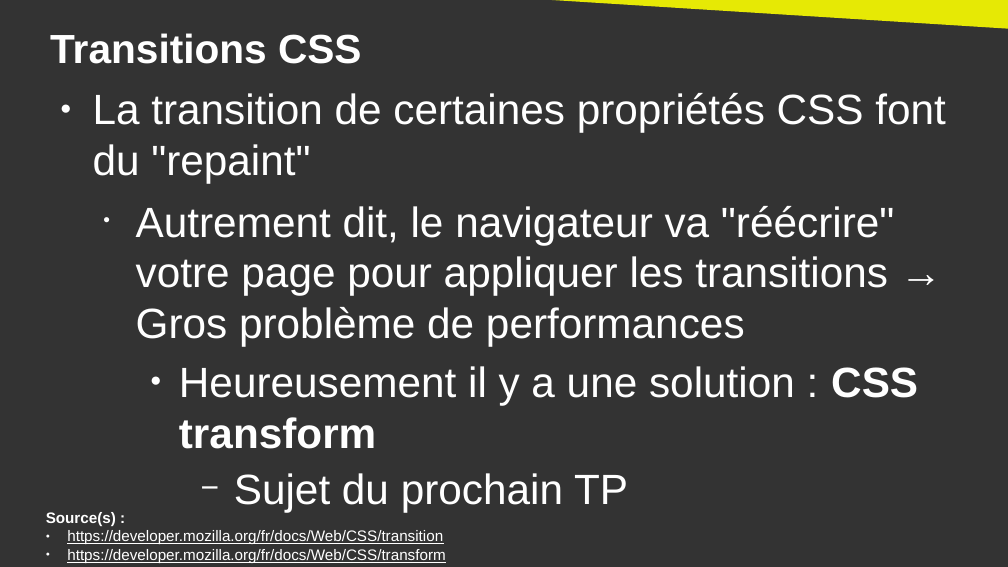
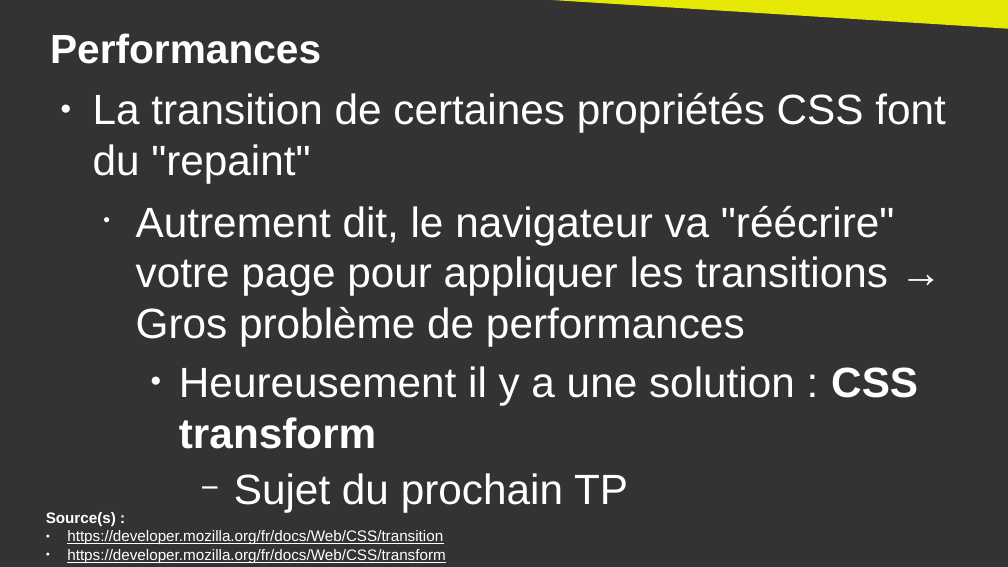
Before and after one commit to DanYellow/cours, a slide deck: slide 40 of integration-web-s2/travaux-pratiques/numero-2/presentation.odp (slide 36 before the commit). Drawn at 1008x567 pixels with LibreOffice and Linux fonts; fonts in the diff are those of the drawing. Boxes give left, top, right and bottom in pixels: in the first picture for what was removed or moved away, otherwise in the second. Text is boxed around its words. In the diff, an @@ line names an element or a change of style, - is before the commit and + after.

```diff
--- a/integration-web-s2/travaux-pratiques/numero-2/presentation.odp
+++ b/integration-web-s2/travaux-pratiques/numero-2/presentation.odp
@@ title at [50, 33, 321, 64]: text changed @@
-Transitions CSS
+Performances
```
Also in this commit, not shown: 2 other slides changed, 3 slides added, 1 other file.
